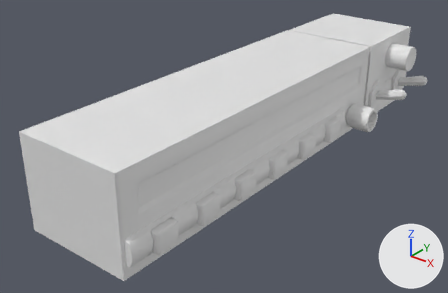
A saved change to the Blender file dev/STEC-55X.blend.
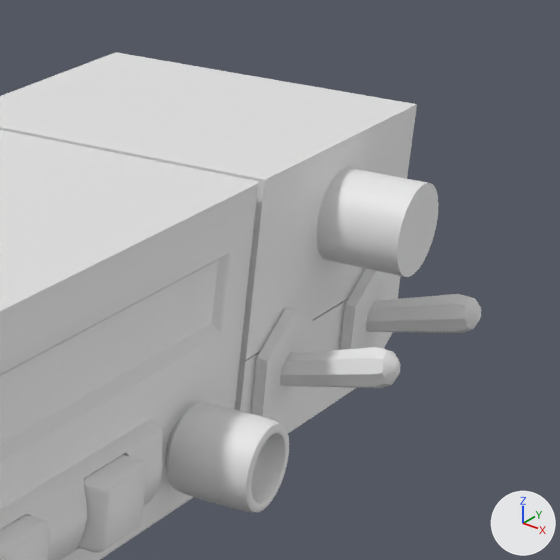
Old and new are each drawn whole from a camera (50 mm lens) standing at (0.1256, -0.1811, 0.1029) and looking at (-0.0234, 0.0051, -0.0126) and again close up on the part from 68% to 100% of the width and 0% to 49% of the height. Every picture has the same lights, and +X, +Y and +Z are marked at lower right. Materials are left out; every surface is plain grey.

In view in the first close-up: 'ALT.button', 'ALT.ind', 'GS.ind', 'Knob', 'S-TEC55X', 'VS.button', 'VS.ind', 'autopilot-base', 'autopilot-heading-knob', 'autopilot-switch', 'autopilot-switch-base', 'autopilot-trim-switch'.
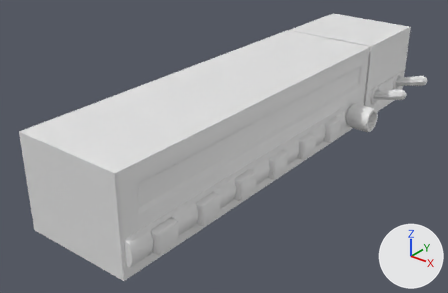
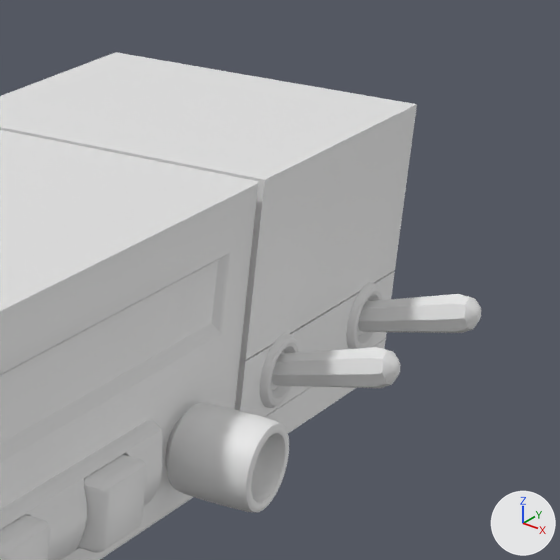
Boxes [x1, y1, x2, y2] around the edits, measured in the close-ups (560 x 560 px):
'autopilot-heading-knob', deleted: before [317, 168, 439, 277]
'autopilot-switch-base', reshaped, moved: before [252, 269, 400, 428]; after [260, 282, 383, 408]
part 1 of me_cylinder_003, rebuilt: before [340, 269, 400, 350]; after [347, 282, 383, 349]
part 2 of me_cylinder_003, rebuilt (40% narrower, 37% shorter): before [252, 309, 318, 428]; after [260, 333, 299, 408]

Patch to the scene script:
```diff
--- a/dev/STEC-55X.blend.py
+++ b/dev/STEC-55X.blend.py
@@ me_cylinder_003 @@
 # used by ob_autopilot_switch_base; location = (0.0049, 0.0903, -0.0084)
-me_cylinder_003.from_pydata(...)  # 38 vertices, 36 faces; spans x -0.0009..0.0009, y -0.0074..0.0328, z -0.0084..0.0084
+me_cylinder_003.from_pydata(...)  # 672 vertices, 576 faces; spans x -0.0005..0.0005, y -0.0049..0.0301, z -0.0054..0.0043
+# me_cylinder_003 part 1: the loose piece of 19 vertices spanning x -0.0009..0.0009, y 0.0179..0.0328, z -0.0084..0.0084 is rebuilt with 336 vertices and now spans x -0.0005..0.0005, y 0.0204..0.0301, z -0.0054..0.0043
+# me_cylinder_003 part 2: the loose piece of 19 vertices spanning x -0.0009..0.0009, y -0.0074..0.0074, z -0.0084..0.0084 is rebuilt with 336 vertices and now spans x -0.0005..0.0005, y -0.0049..0.0049, z -0.0054..0.0043
@@ ob_autopilot_heading_knob @@
-ob_autopilot_heading_knob = bpy.data.objects.new('autopilot-heading-knob', me_mesh_112)
-ob_autopilot_heading_knob.location = (0.0034, 0.1032, 0.009)
-ob_autopilot_heading_knob.show_transparent = True
@@ ob_autopilot_switch_base @@
 ob_autopilot_switch_base = bpy.data.objects.new('autopilot-switch-base', me_cylinder_003)
-ob_autopilot_switch_base.location = (0.0049, 0.0903, -0.0084)
+ob_autopilot_switch_base.location = (0.0044, 0.0903, -0.008)
 ob_autopilot_switch_base.show_transparent = True
```
